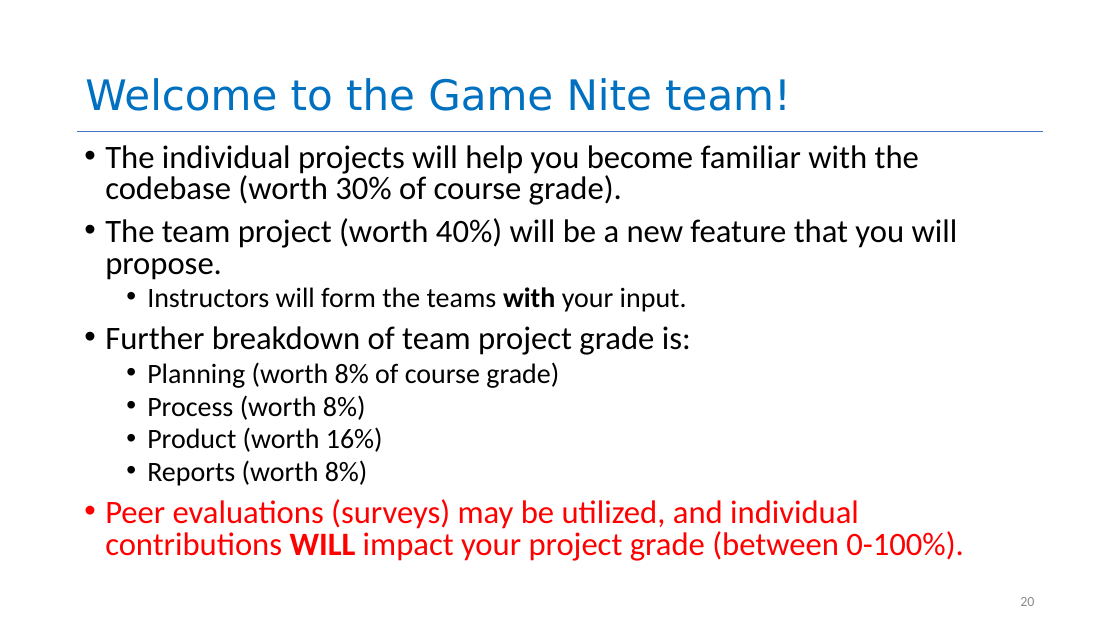
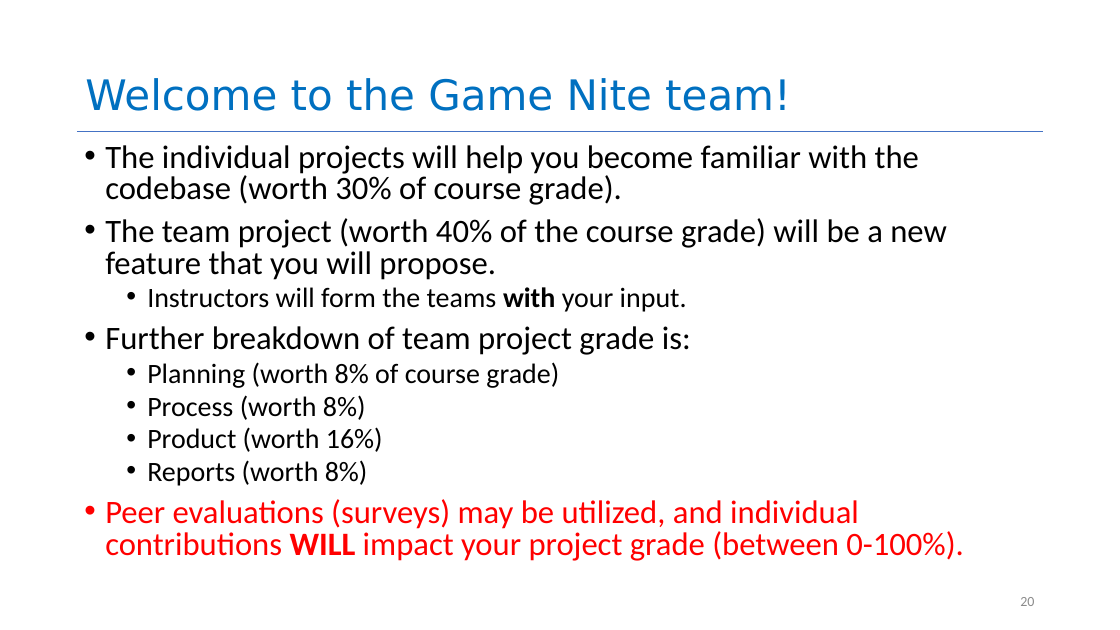
Before and after one commit to neu-se/CS4530-Fall-2026, a slide deck: slide 20 of Slides/Module 01.1 Course Introduction.pptx. Drawn at 1120x630 pixels with LibreOffice and Linux fonts; fonts in the diff are those of the drawing. Boxes give left, top, right and bottom in pixels: in the first picture for what was removed or moved away, otherwise in the second. Text is boxed around its words. In the diff, an @@ line names an element or a change of style, - is before the commit and + after.

```diff
--- a/Slides/Module 01.1 Course Introduction.pptx
+++ b/Slides/Module 01.1 Course Introduction.pptx
@@ text at (105,218,947,280): text changed @@
-• The team project (worth 40%) will be a new feature that you will propose.
+• The team project (worth 40% of the course grade) will be a new feature that you will propose.
```
Also in this commit, not shown: 3 other slides changed, 3 other files.
